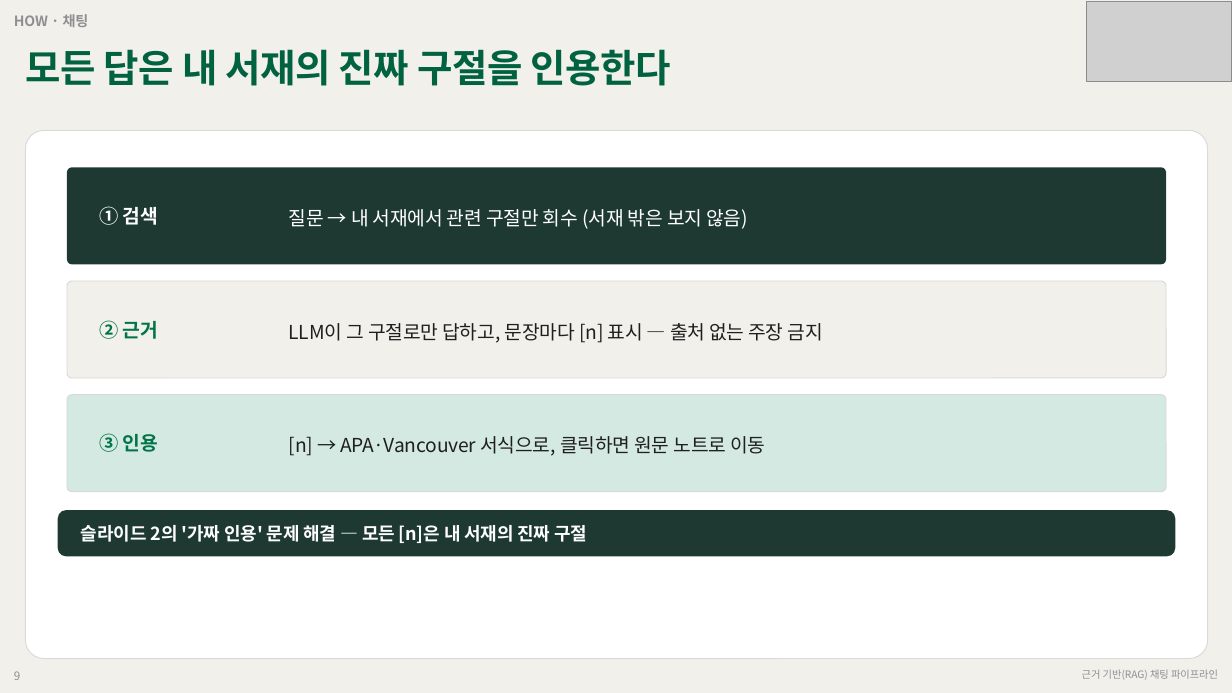
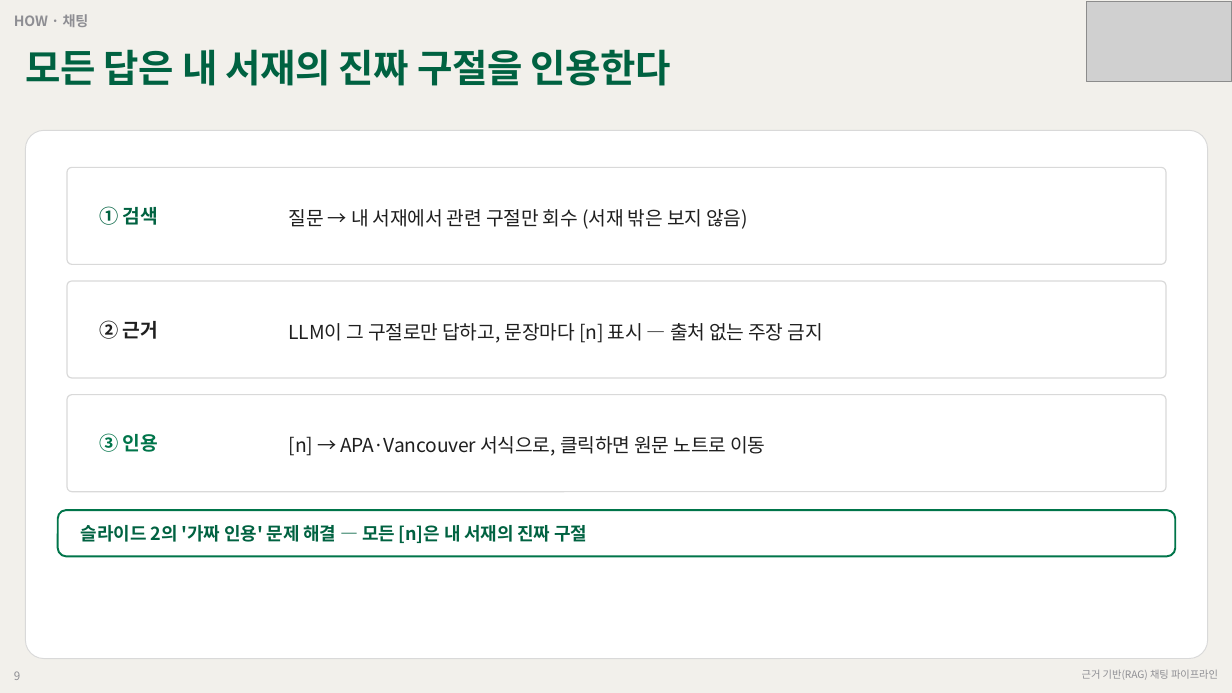
Before and after one commit to grotyx/rag-obsidian, a slide deck: slide 9 of presentation/rag_obsidian_deck.pptx. Drawn at 1232x693 pixels with LibreOffice and Linux fonts; fonts in the diff are those of the drawing; grey boxes stand for pictures. Boxes give left, top, right and bottom in pixels: in the first picture for what was removed or moved away, otherwise in the second. Text is boxed around its words. In the diff, an @@ line names an element or a change of style, - is before the commit and + after.

```diff
--- a/presentation/rag_obsidian_deck.pptx
+++ b/presentation/rag_obsidian_deck.pptx
@@ rounded rectangle at (67, 167, 1166, 264): fill #1E3932 to none; outline none to #D9D9D9 0.9 pt @@
@@ text "① 검색" at (99, 206, 158, 225): text colour #FFFFFF to #006241 @@
@@ text "질문 → 내 서재에서 관련 ..." at (289, 209, 748, 229): text colour #FFFFFF to #1F1F1F @@
@@ rounded rectangle at (67, 281, 1166, 378): fill #F2F0EB to none; outline #D9D9D9 0.75 pt to #D9D9D9 0.9 pt @@
@@ text "② 근거" at (99, 320, 158, 339): text colour #00754A to #1F1F1F @@
@@ rounded rectangle at (67, 395, 1166, 492): fill #D4E9E2 to none; outline #D9D9D9 0.75 pt to #D9D9D9 0.9 pt @@
@@ rounded rectangle at (58, 510, 1176, 556): fill #1E3932 to none; outline none to #00754A 1.5 pt @@
@@ text "슬라이드 2의 '가짜 인용' 문제 ..." at (81, 525, 587, 543): text colour #FFFFFF to #006241 @@
```
Also in this commit, not shown: 13 other slides changed, 3 slides added, 1 slide removed, 5 other files.
